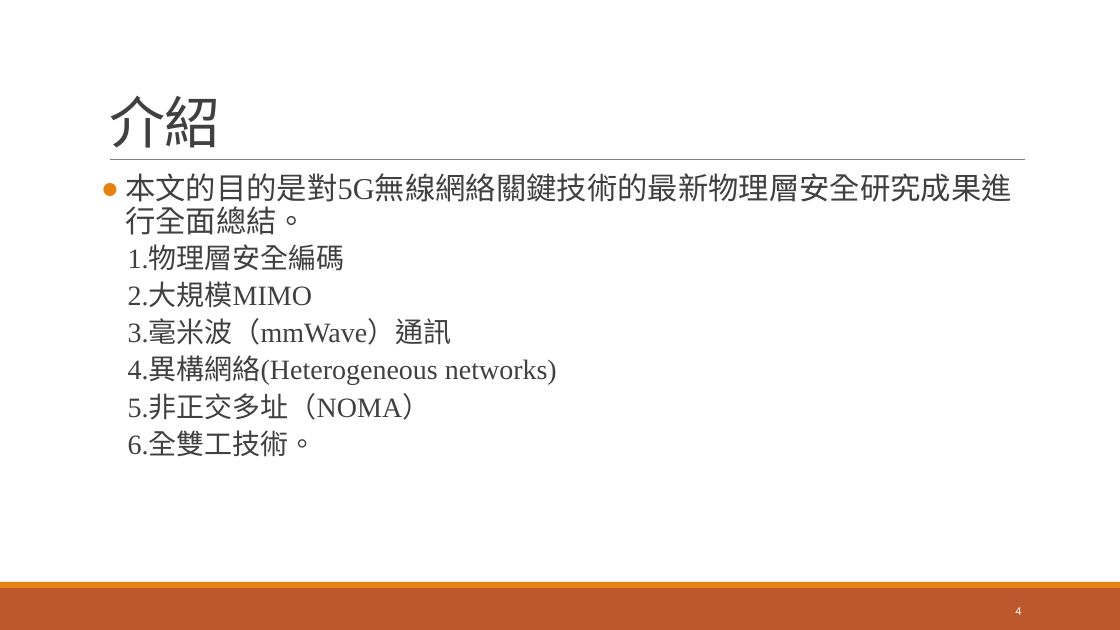
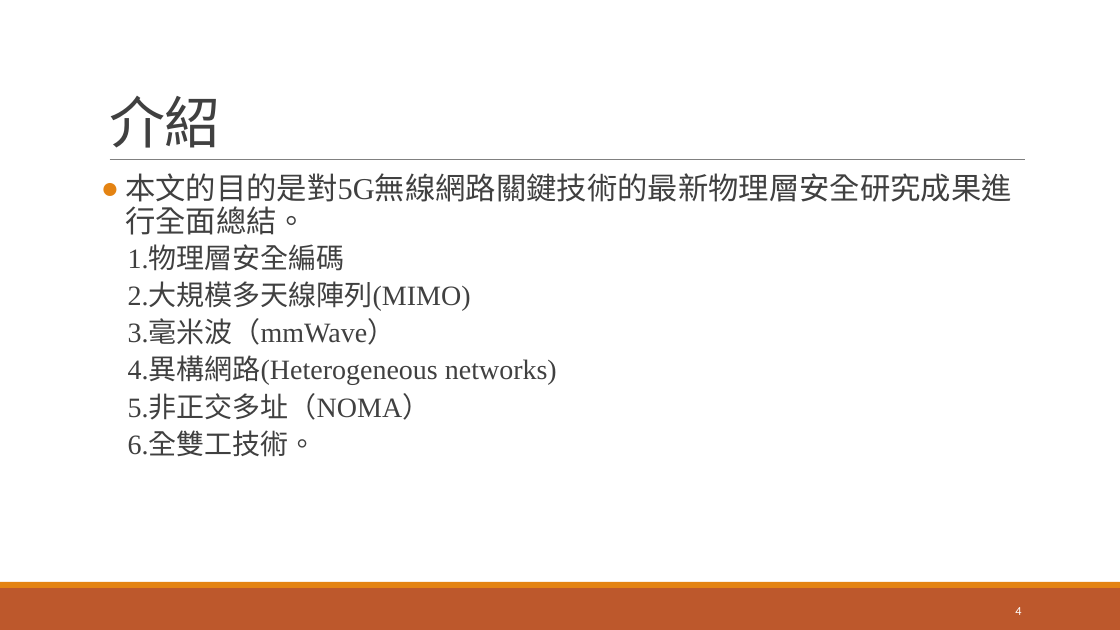
Before and after one commit to hrne/teach_java, a slide deck: slide 4 of 期末簡報_5G.pptx. Drawn at 1120x630 pixels with LibreOffice and Linux fonts; fonts in the diff are those of the drawing. Boxes give left, top, right and bottom in pixels: in the first picture for what was removed or moved away, otherwise in the second. Text is boxed around its words. In the diff, an @@ line names an element or a change of style, - is before the commit and + after.

```diff
--- a/期末簡報_5G.pptx
+++ b/期末簡報_5G.pptx
@@ text at [125, 173, 1012, 235]: text changed @@
-● 本文的目的是對5G無線網絡關鍵技術的最新物理層安全研究成果進行全面總結。
+● 本文的目的是對5G無線網路關鍵技術的最新物理層安全研究成果進行全面總結。
@@ text at [128, 283, 557, 385]: text changed @@
-  2.大規模MIMO
-  3.毫米波（mmWave）通訊
-  4.異構網絡(Heterogeneous networks)
+  2.大規模多天線陣列(MIMO)
+  3.毫米波（mmWave）
+  4.異構網路(Heterogeneous networks)
```
Also in this commit, not shown: 12 other slides changed, 1 other file.
